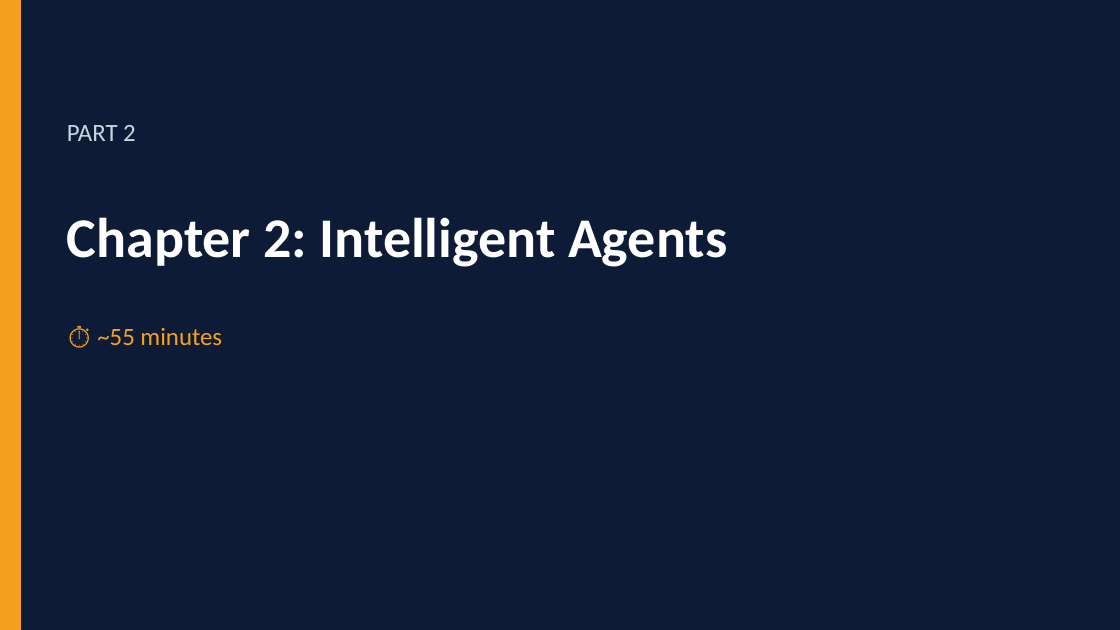
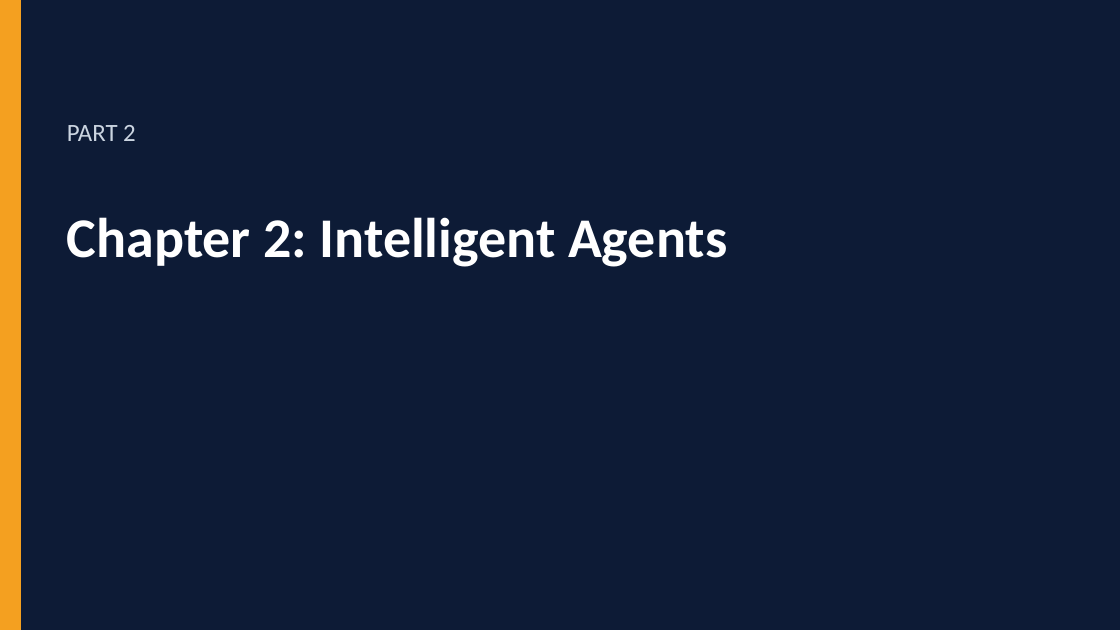
Before and after one commit to DrNatas/Comp_469, a slide deck: slide 17 of Fall 2026/L01 - Introduction and Intelligent Agents/COMP469_Ch1_Ch2_Full_Lecture.pptx. Drawn at 1120x630 pixels with LibreOffice and Linux fonts; fonts in the diff are those of the drawing. Boxes give left, top, right and bottom in pixels: in the first picture for what was removed or moved away, otherwise in the second. Text is boxed around its words. In the diff, an @@ line names an element or a change of style, - is before the commit and + after.

```diff
--- a/Fall 2026/L01 - Introduction and Intelligent Agents/COMP469_Ch1_Ch2_Full_Lecture.pptx
+++ b/Fall 2026/L01 - Introduction and Intelligent Agents/COMP469_Ch1_Ch2_Full_Lecture.pptx
@@ text removed at bbox=[97, 328, 222, 345] @@
-⏱ ~55 minutes
```
Also in this commit, not shown: 10 other slides changed, 1 slide added, 1 slide removed, 17 other files.
